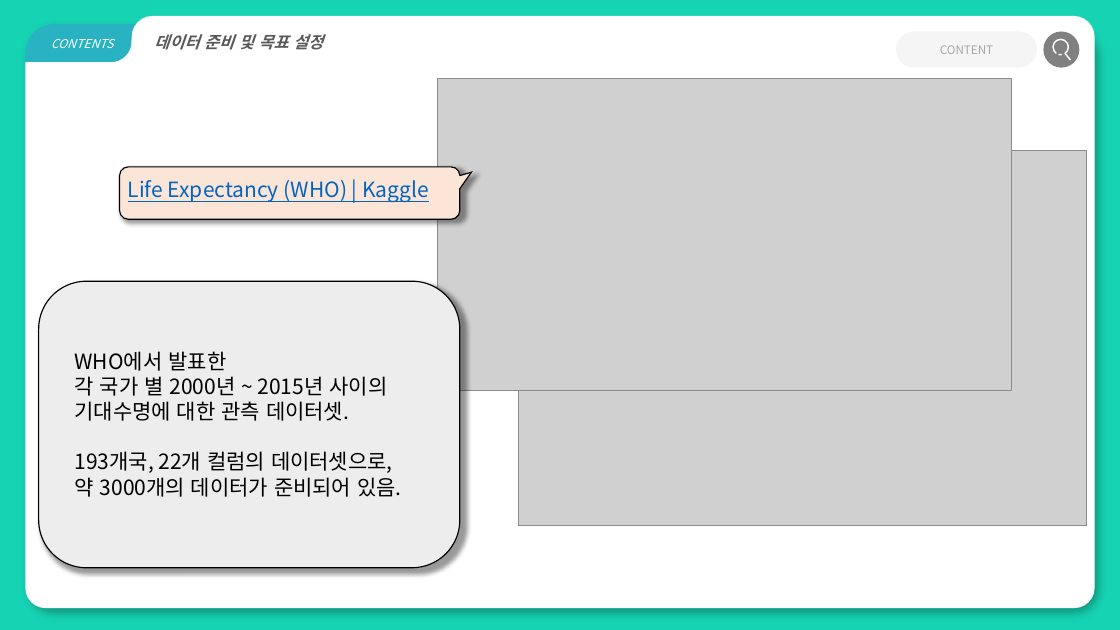
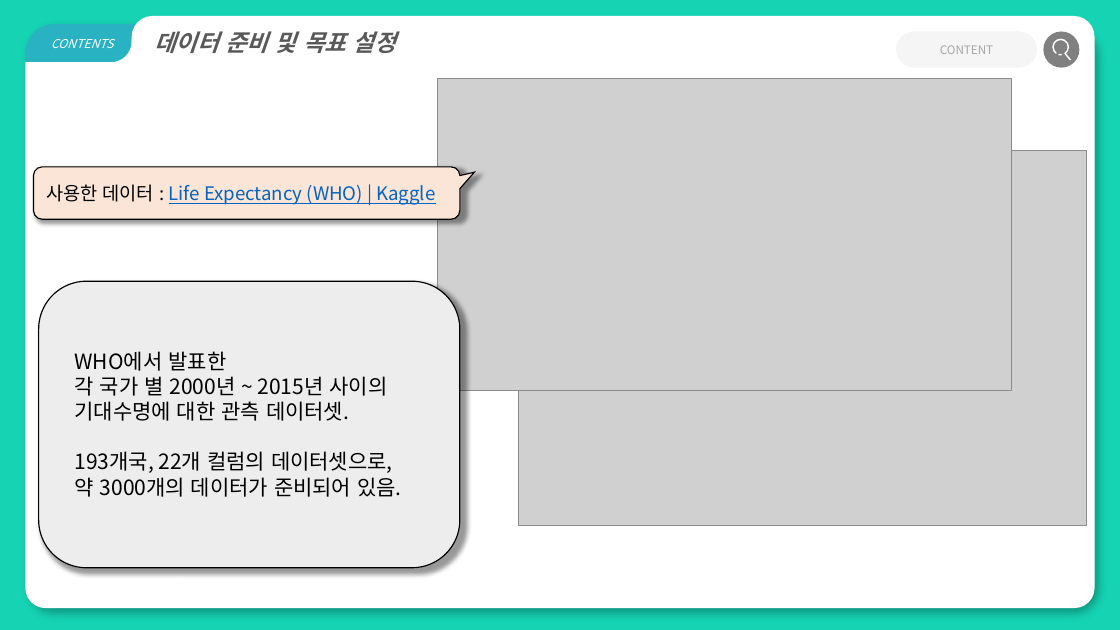
Before and after one commit to good-thing/life_exam, a slide deck: slide 3 of 특강 프로젝트 PPT.pptx. Drawn at 1120x630 pixels with LibreOffice and Linux fonts; fonts in the diff are those of the drawing; grey boxes stand for pictures. Boxes give left, top, right and bottom in pixels: in the first picture for what was removed or moved away, otherwise in the second. Text is boxed around its words. In the diff, an @@ line names an element or a change of style, - is before the commit and + after.

```diff
--- a/특강 프로젝트 PPT.pptx
+++ b/특강 프로젝트 PPT.pptx
@@ round same rect "데이터 준비 및 목표 설정" at [132,16,1095,62]: size 14 to 20 pt @@
@@ rounded speech box: place and size @@
-rounded speech box at [119,167,460,219]
+rounded speech box at [34,167,460,219]
@@ text at [46,184,435,205]: text changed; size 18 to 16 pt @@
-Life Expectancy (WHO) | Kaggle
+사용한 데이터 : Life Expectancy (WHO) | Kaggle
```
Also in this commit, not shown: 7 other slides changed, 3 slides added, 1 other file.
